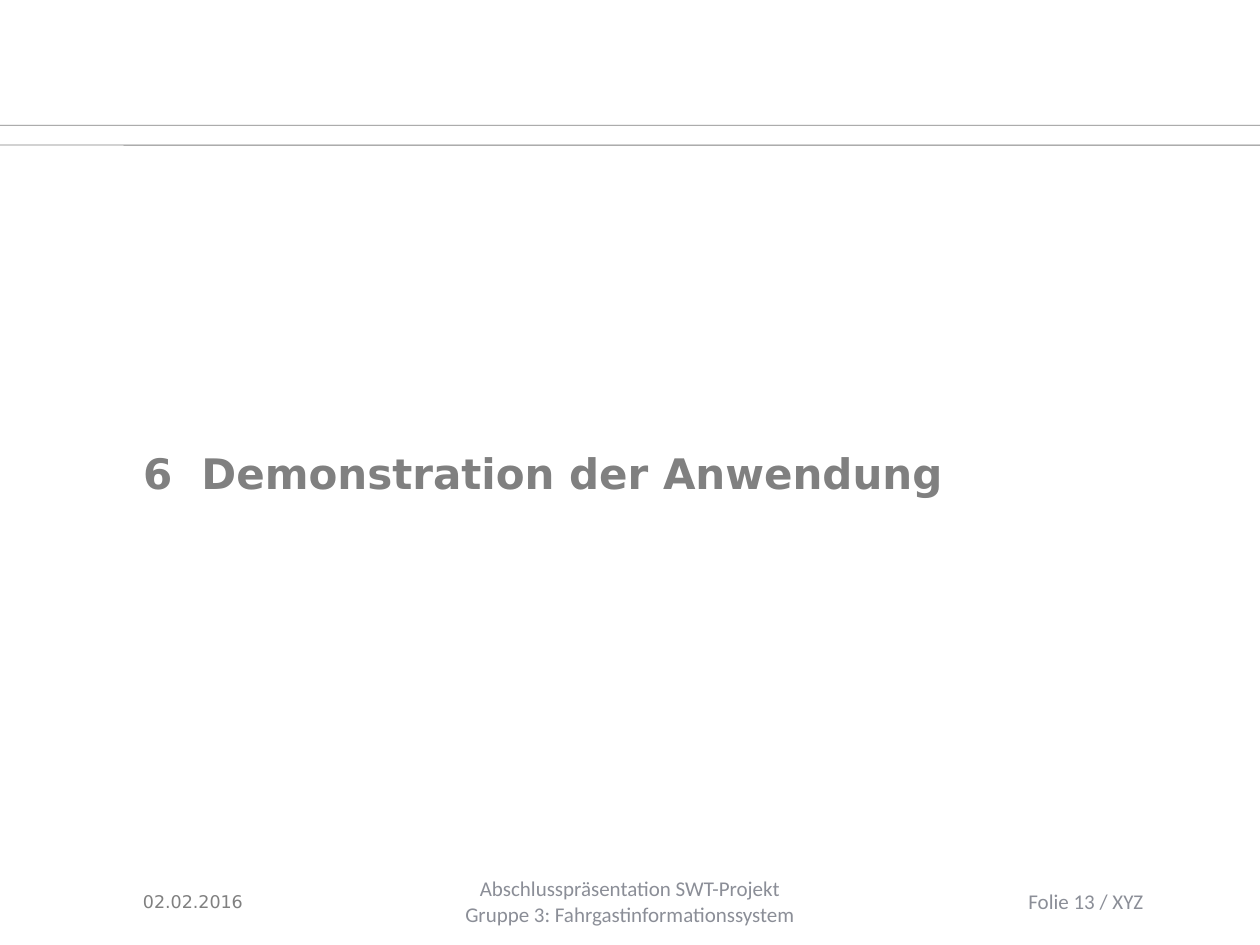
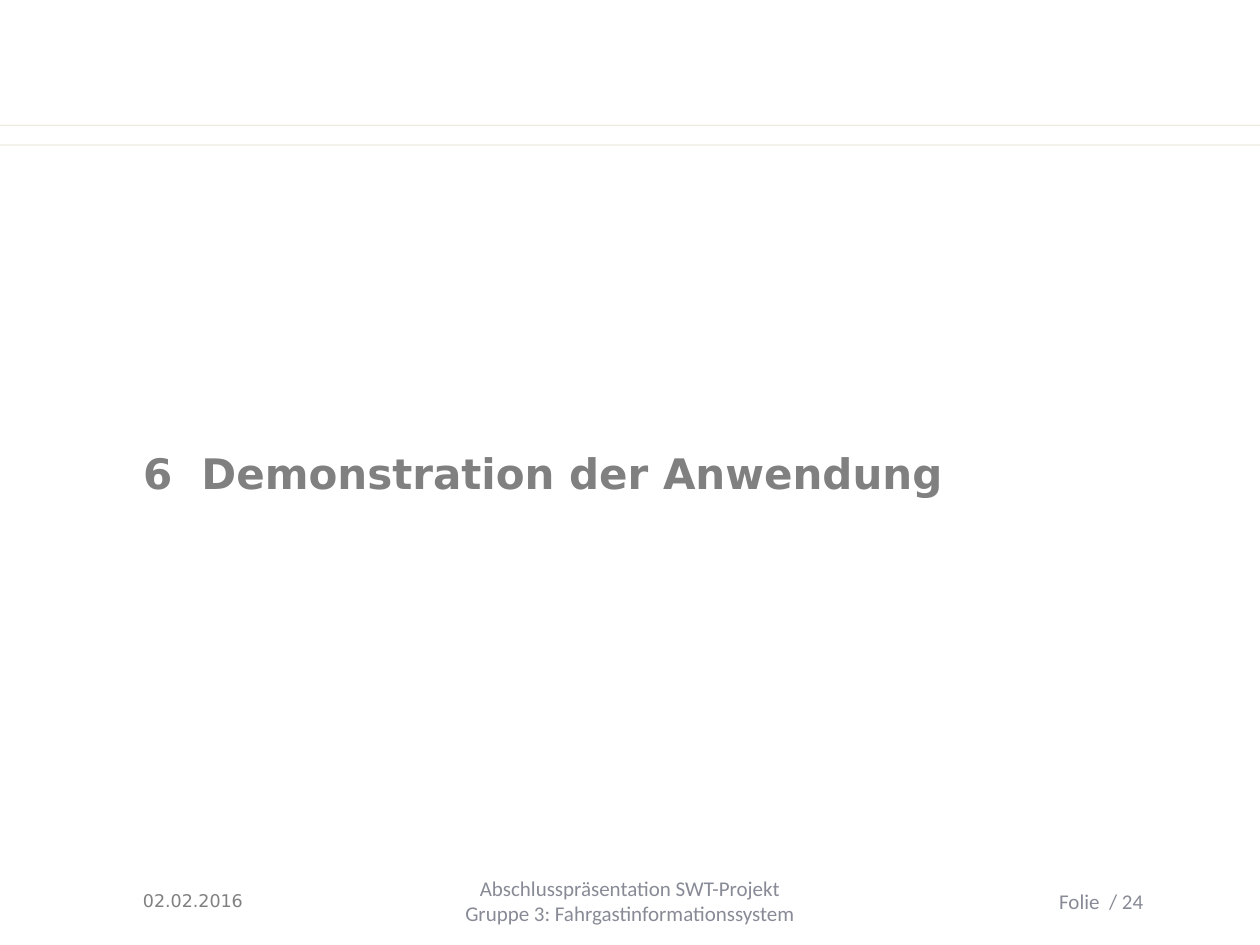
Before and after one commit to Juu98/fahrgastinformationssystem, a slide deck: slide 23 of organisation/Endpräsentation/abschlusspraesentation_aufgabenstlg._ooa_kaputt.pptx (slide 13 before the commit). Drawn at 1260x945 pixels with LibreOffice and Linux fonts; fonts in the diff are those of the drawing; background and template pictures are left out. Boxes give left, top, right and bottom in pixels: in the first picture for what was removed or moved away, otherwise in the second. Text is boxed around its words. In the diff, an @@ line names an element or a change of style, - is before the commit and + after.

```diff
--- a/organisation/Endpräsentation/abschlusspraesentation_aufgabenstlg._ooa_kaputt.pptx
+++ b/organisation/Endpräsentation/abschlusspraesentation_aufgabenstlg._ooa_kaputt.pptx
@@ line (0, 125) - (1260, 125): stroke #808080 0.51 pt to #EEECE1 0.74 pt @@
@@ line (0, 145) - (1260, 145): stroke #808080 0.51 pt to #EEECE1 0.74 pt @@
@@ text at (1059, 894, 1143, 909): text changed; text colour #8B8E97 to #888B96 @@
-Folie 13 / XYZ
+Folie / 24
```
Also in this commit, not shown: 13 other slides changed, 10 slides added.
